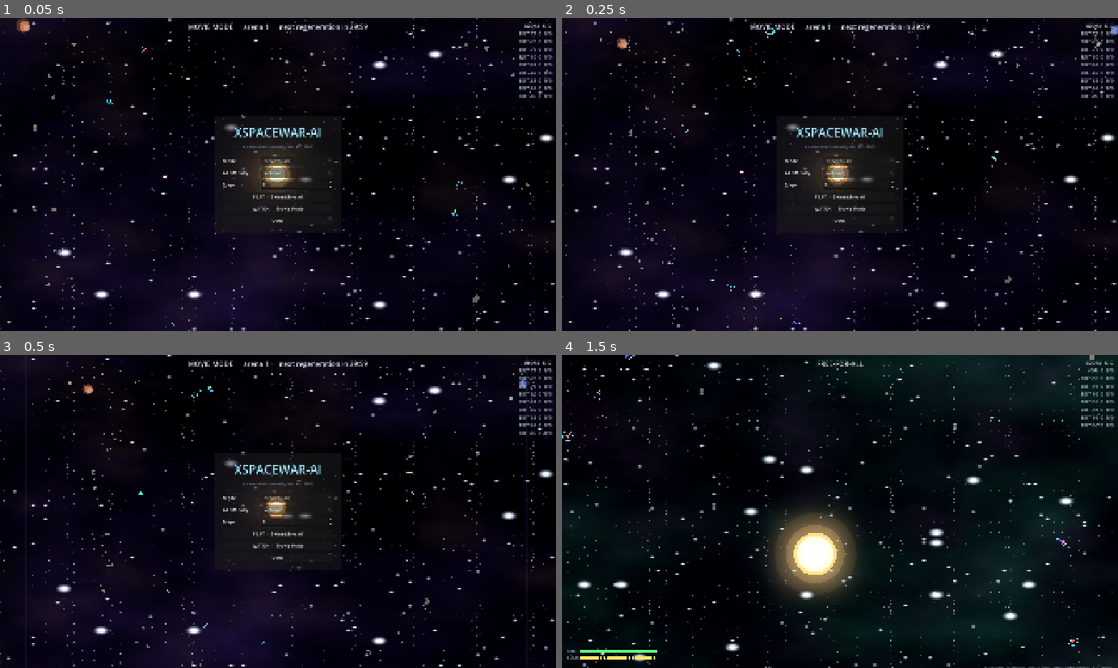
Above: before the commit, frames 1-4 (two rows, left to right).
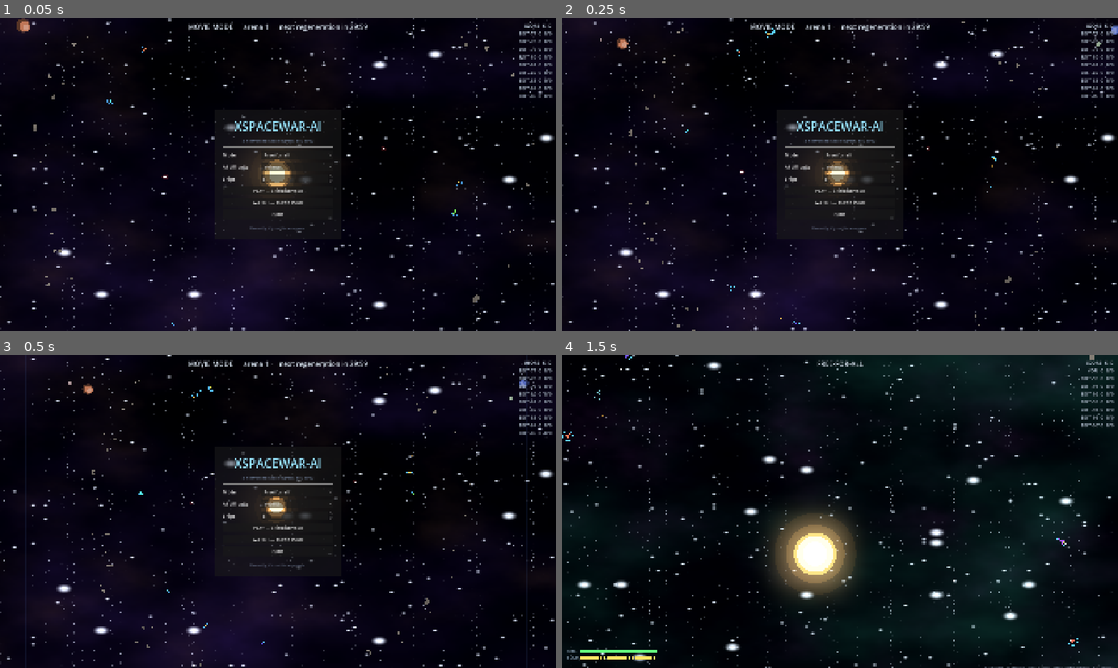
Above: after the commit, the same moments.

Repository: CryptoJones/XSpaceWar-AI
Game: Godot game, scene res://src/ui/main.tscn
Two runs of this game, one before a commit and one after it. Both use one fixed random seed, a clock stepped at 60 frames per second and the inputs below.
Inputs:
- Up to frame 1 (0.05 s): no input
- Up to frame 2 (0.25 s): no input
- Up to frame 3 (0.5 s): no input
- Up to frame 4 (1.5 s): click "PLAY — Skirmish vs AI" at 0.5 s; tap Enter at 1.25 s; hold D from 1.28 s (still down); hold Enter from 1.28 s (still down)

The runs differ from the first frame. In frame 1, 1.6% of the frame differs, in the area x 38-60%, y 29-71%; in frame 2, 1.5%; in frame 3, 1.5%; in frame 4, nothing differs.

Commit message:
Add tagline to the bottom of the main menu
Co-Authored-By: Claude Fable 5 <noreply@anthropic.com>

Diff:
--- a/src/ui/main.gd
+++ b/src/ui/main.gd
@@ -96,6 +96,15 @@
 	quit.pressed.connect(func(): get_tree().quit())
 	box.add_child(quit)
 
+	box.add_child(HSeparator.new())
+
+	var tagline := Label.new()
+	tagline.text = "Honestly, it's not for everyone."
+	tagline.add_theme_font_size_override("font_size", 13)
+	tagline.add_theme_color_override("font_color", Color(0.55, 0.62, 0.75, 0.6))
+	tagline.horizontal_alignment = HORIZONTAL_ALIGNMENT_CENTER
+	box.add_child(tagline)
+
 	add_child(_menu)
 
 func _labelled(text: String, control: Control) -> HBoxContainer:
